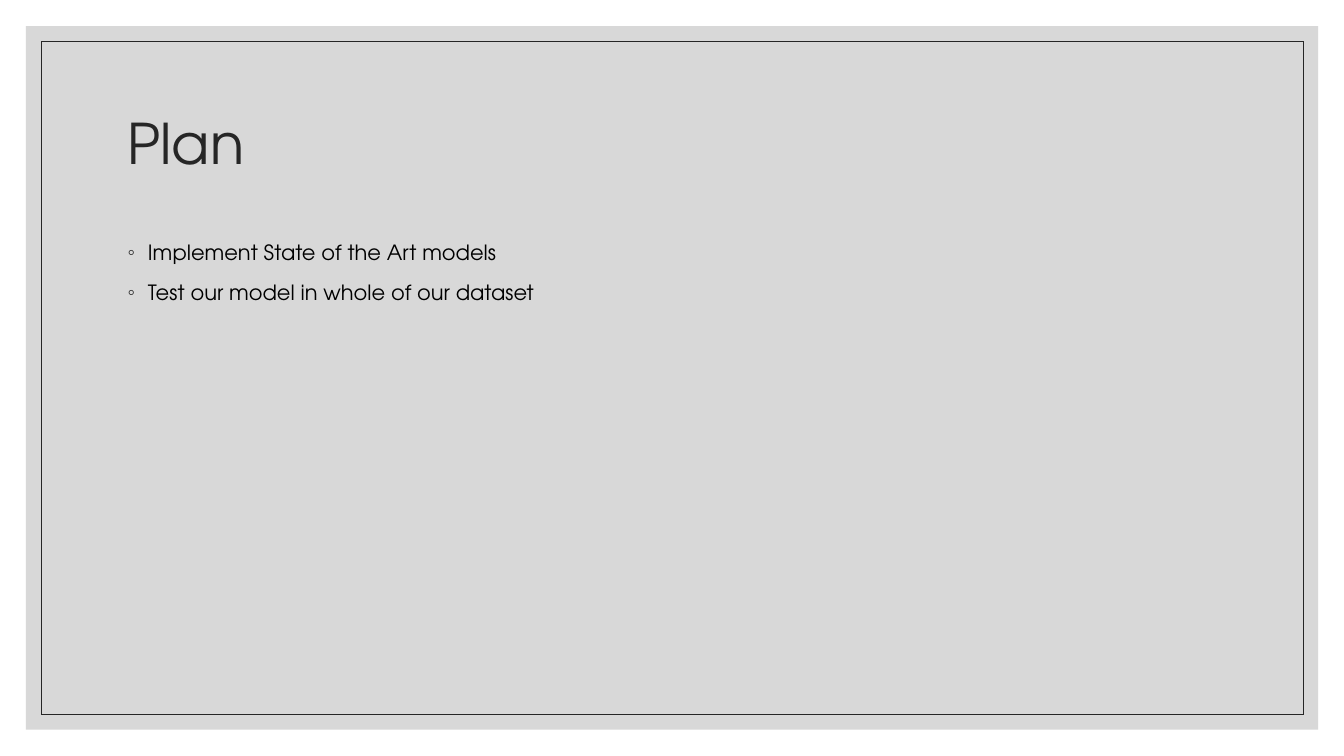
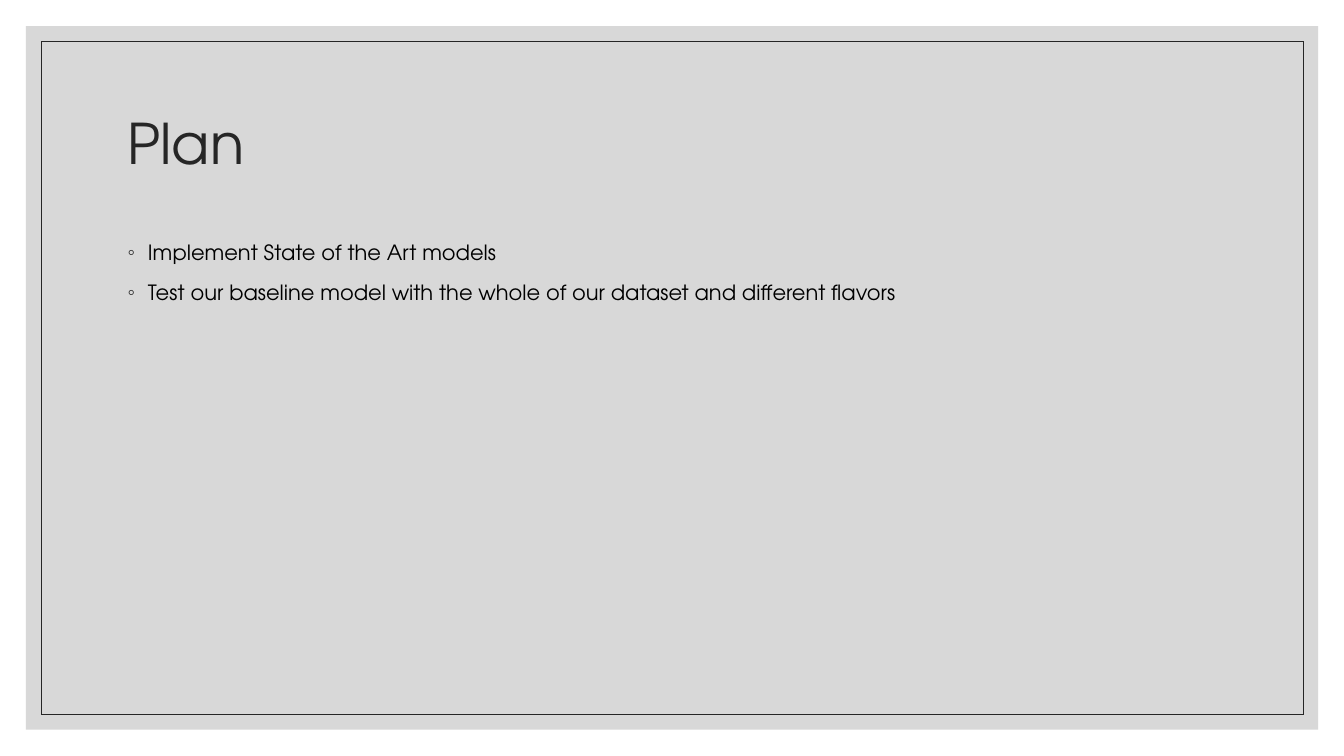
Before and after one commit to maryamhashemi/Persian_VQA, a slide deck: slide 12 of Progress Report/Persianvqa_progress_report.pptx. Drawn at 1344x756 pixels with LibreOffice and Linux fonts; fonts in the diff are those of the drawing. Boxes give left, top, right and bottom in pixels: in the first picture for what was removed or moved away, otherwise in the second. Text is boxed around its words. In the diff, an @@ line names an element or a change of style, - is before the commit and + after.

```diff
--- a/Progress Report/Persianvqa_progress_report.pptx
+++ b/Progress Report/Persianvqa_progress_report.pptx
@@ text at box(148, 284, 895, 301): text changed @@
-◦ Test our model in whole of our dataset
+◦ Test our baseline model with the whole of our dataset and different flavors
```
Also in this commit, not shown: 1 other file.
